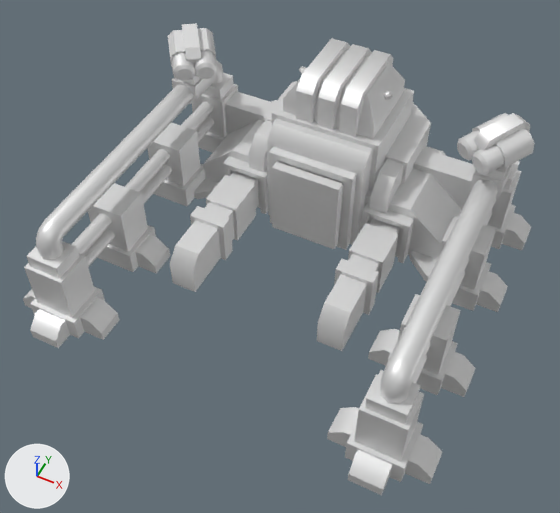
The glTF model glb/coralab.glb as it was, and as the next commit left it.
One viewpoint serves both versions: a 50 mm camera at (78.6, -164.9, 207.7) aimed at (2.4, -12.6, 17.3). Arrows for +X, +Y and +Z are at lower left; the lights stay in place. The older version comes first. Where no turn or scale is listed for an object, it has been applied to the vertices.

The first picture shows 'base', 'center1', 'center2', 'head1', 'head2', 'side1', 'side2' and 3 more.
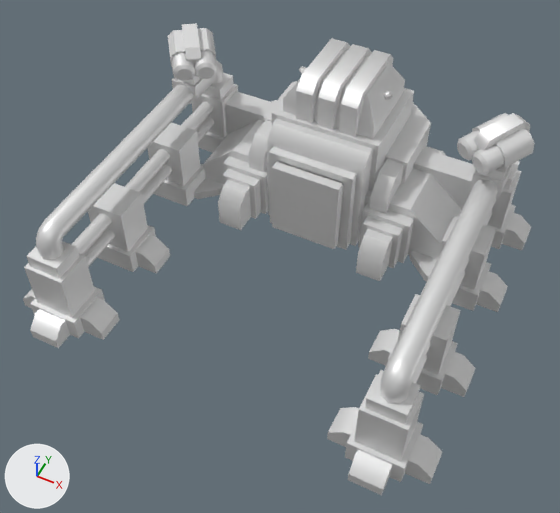
Where the change shows, as pixel boxes [x1, y1, x2, y2] in the pictures (560 x 513 px):
'side2', moved
    before: [170, 220, 367, 351]
    after: [218, 180, 393, 281]
'side1', moved (mostly hidden afterwards)
    before: [190, 170, 403, 315]
    after: [223, 169, 403, 268]

The change, as a list of edits to the scene's bpy script:
```text
Change ob_side1:
    ob_side1.location: (0.0, -9.8, 0.0) -> (0.0, 13.2, 0.0)
Change ob_side2:
    ob_side2.location: (0.0, -19.8, 0.0) -> (0.0, 13.1, 0.0)
```
